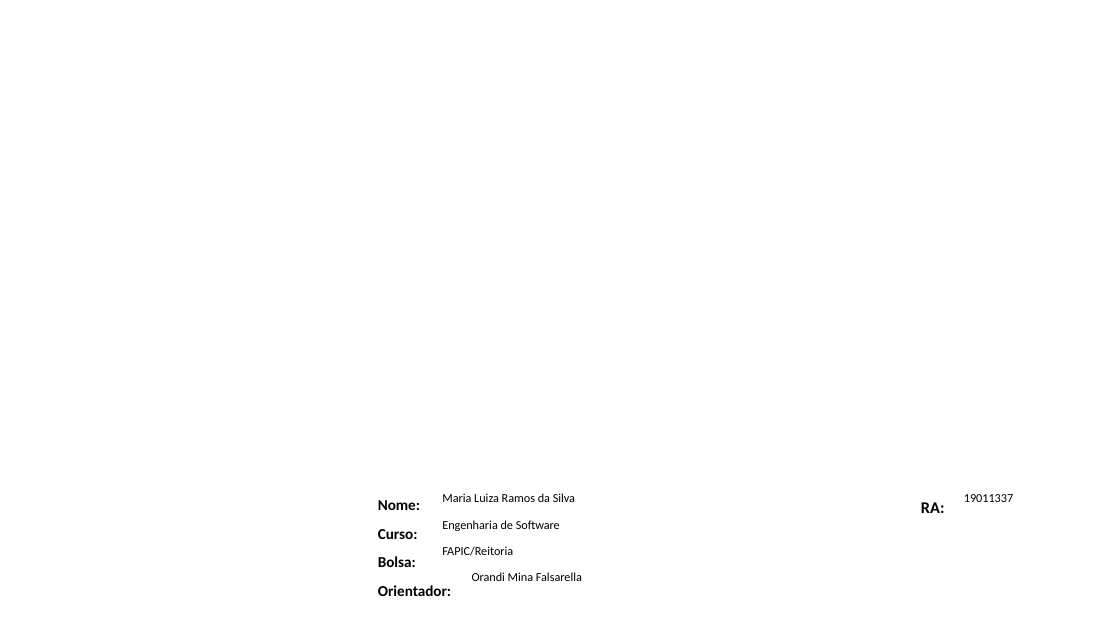
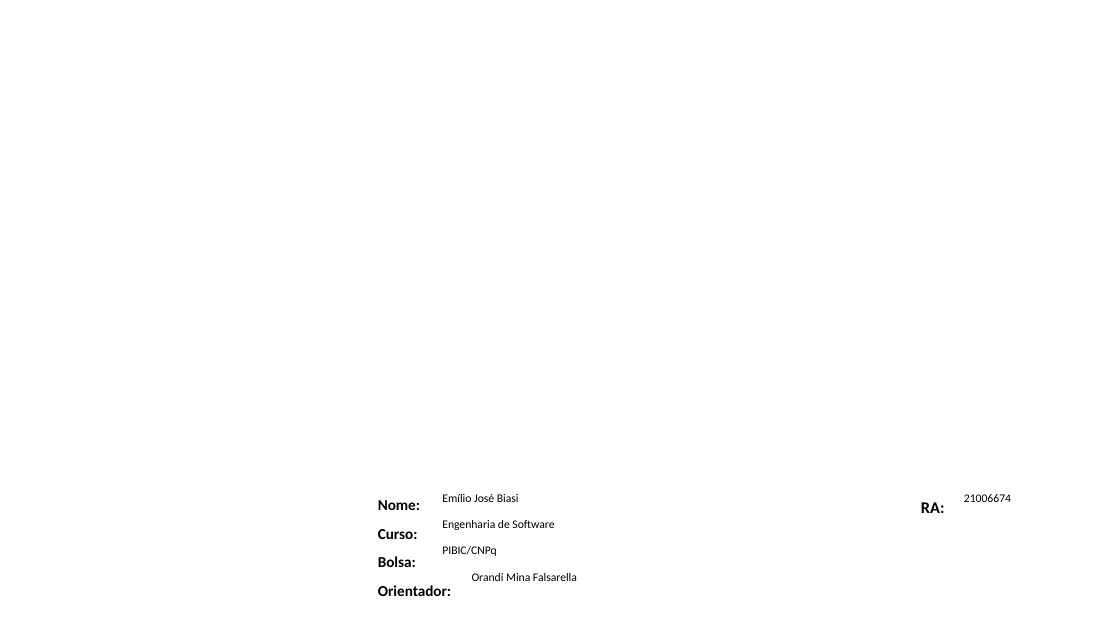
Before and after one commit to emiliobiasi/IniciacaoCientifica, a slide deck: slide 1 of RELATÓRIO FINAL E RESUMO/Emílio-apresentação_IC_IT .pptx. Drawn at 1120x630 pixels with LibreOffice and Linux fonts; fonts in the diff are those of the drawing; background and template pictures are left out. Boxes give left, top, right and bottom in pixels: in the first picture for what was removed or moved away, otherwise in the second. Text is boxed around its words. In the diff, an @@ line names an element or a change of style, - is before the commit and + after.

```diff
--- a/RELATÓRIO FINAL E RESUMO/Emílio-apresentação_IC_IT .pptx
+++ b/RELATÓRIO FINAL E RESUMO/Emílio-apresentação_IC_IT .pptx
@@ text removed at (442, 493, 575, 502) @@
-Maria Luiza Ramos da Silva
@@ text added at (442, 494, 519, 502), 10 pt, text #000000 @@
+Emílio José Biasi
@@ text removed at (964, 494, 1013, 502) @@
-19011337
@@ text added at (964, 494, 1011, 502), 10 pt, text #000000 @@
+21006674
@@ text "Engenharia de Software" at (442, 520, 554, 530): size 10.5 to 10 pt @@
@@ text removed at (442, 546, 513, 556) @@
-FAPIC/Reitoria
@@ text added at (442, 546, 496, 556), 10 pt, text #000000 @@
+PIBIC/CNPq
@@ text "Orandi Mina Falsarella" at (472, 573, 577, 581): size 10.5 to 10 pt @@
```
Also in this commit, not shown: 6 other slides changed, 15 slides added, 18 slides removed, 1 other file.
